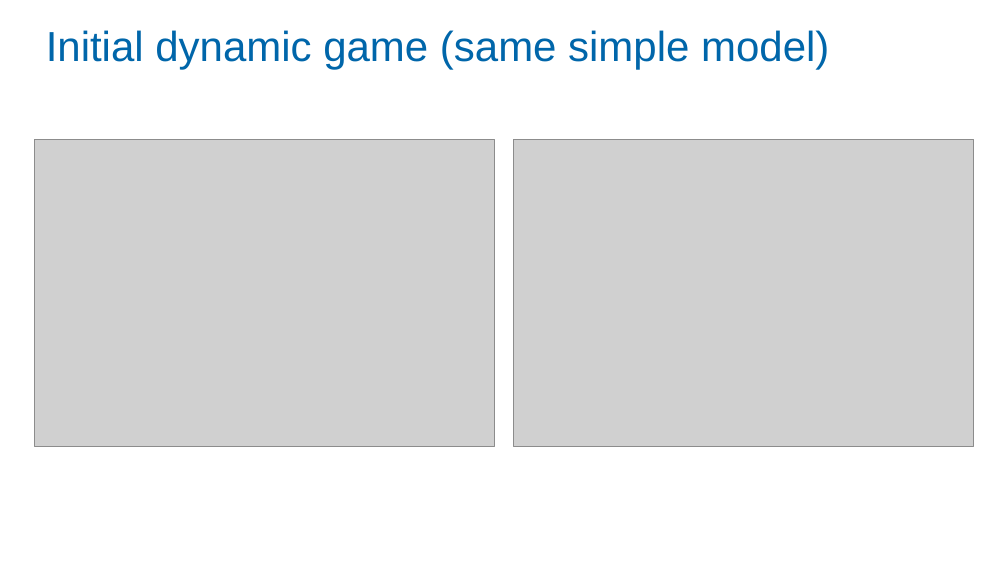
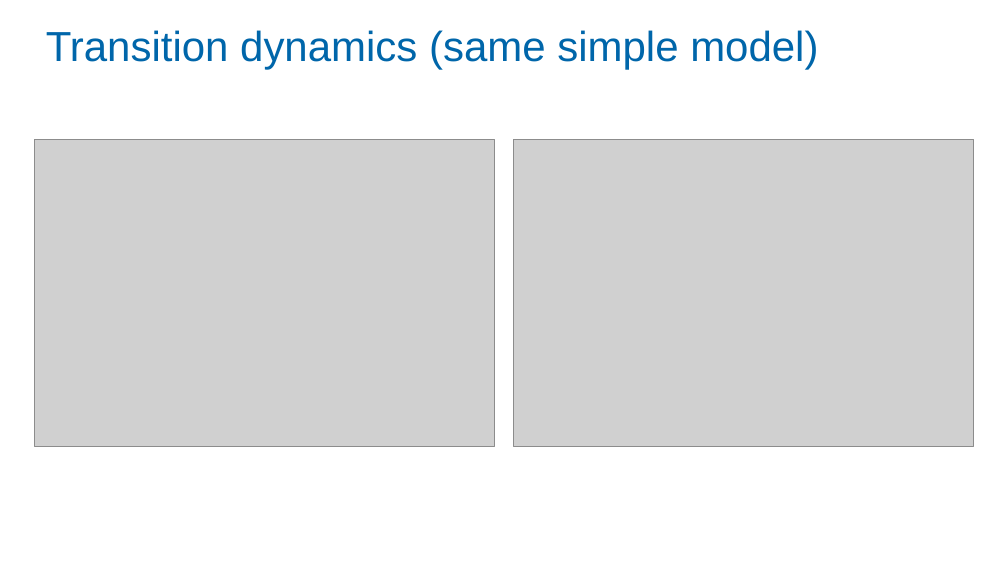
Before and after one commit to Zjub/TVHENZ, a slide deck: slide 27 of MF coordination/SI_game/Monetary and Fiscal Policy Coordination.pptx. Drawn at 1008x567 pixels with LibreOffice and Linux fonts; fonts in the diff are those of the drawing; grey boxes stand for pictures. Boxes give left, top, right and bottom in pixels: in the first picture for what was removed or moved away, otherwise in the second. Text is boxed around its words. In the diff, an @@ line names an element or a change of style, - is before the commit and + after.

```diff
--- a/MF coordination/SI_game/Monetary and Fiscal Policy Coordination.pptx
+++ b/MF coordination/SI_game/Monetary and Fiscal Policy Coordination.pptx
@@ title at [46,30,818,70]: text changed @@
-Initial dynamic game (same simple model)
+Transition dynamics (same simple model)
```
Also in this commit, not shown: 6 other slides changed, 1 slide added, 3 other files.
